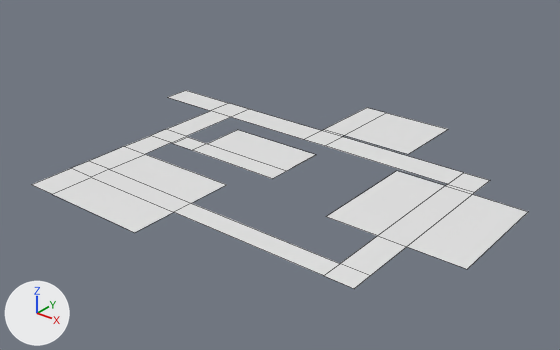
Before and after pictures for a commit that changed the Blender file WalkingSim/House.blend.
Rendered twice from a 50 mm lens placed at (36.6, -58.2, 30.6), pointed at (-3.6, -7.9, -0.6). Arrows for +X, +Y and +Z are at lower left; the lights stay in place. Mesh edges are drawn as thin lines.

Script lines for the objects in view, before the commit:
```python
me_plane = bpy.data.meshes.new('Plane')
me_plane.from_pydata(...)  # 57 vertices, 31 faces; spans x -25.6..17.4, y -24.0..10.4, z 0.0
me_plane.materials.append(mat_floormaterial)  # white #e7e7e7
ob_floor__col = bpy.data.objects.new('floor -col', me_plane)
ob_floor__col.location = (0.0, 0.0, 0.0)
```
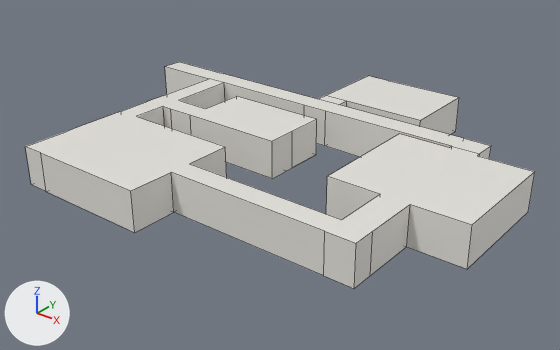
Pixel boxes [x1, y1, x2, y2] of what changed, in the pictures (560 x 350 px):
'floor -col', reshaped (14% taller)
    before: [31, 90, 528, 288]
    after: [25, 62, 535, 288]
part 1 of me_plane, added
    after: [25, 62, 534, 243]
part 2 of me_plane, built on
    before: [31, 90, 490, 232]
    after: [26, 67, 535, 288]

Diff of the bpy script that builds the scene:
```diff
--- a/WalkingSim/House.blend.py
+++ b/WalkingSim/House.blend.py
@@ me_plane @@
 # used by ob_floor__col; location = (0.0, 0.0, 0.0)
-me_plane.from_pydata(...)  # 57 vertices, 31 faces; spans x -25.6..17.4, y -24.0..10.4, z 0.0
+me_plane.from_pydata(...)  # 165 vertices, 89 faces; spans x -25.6..17.4, y -24.0..10.4, z 0.0..3.7
+# me_plane part 1: a new loose piece of 54 vertices spanning x -25.6..17.4, y -24.0..10.4, z 3.7, in mat_floormaterial (white #e7e5de)
+# me_plane part 2
+# 6 faces are deleted
+# 7 vertices in x -15.9, y -24.0..-1.0, z 0.0 move by (-0.8, 0.0, 0.0)
+# 4 vertices in x -25.6..12.4, y 2.0, z 0.0 move by (0.0, -0.8, 0.0)
+# 7 vertices move from x -18.8..9.8, y 2.0..10.4, z 0.0 to x -18.8..9.8, y -1.0..10.4, z 0.0..3.7
+# 6 vertices are added at (9.8, 1.2, 0.0), (-6.1, 2.6, 0.0), (-18.8, 1.2, 0.0), (9.8, 1.2, 3.7), (-6.1, 2.6, 3.7), (-18.8, 1.2, 3.7)
+# 48 new vertices lie (0.0, 0.0, 3.7) away from vertices in x -25.6..17.4, y -24.0..10.4, z 0.0
+# 60 new faces join them
 me_plane.materials.append(mat_floormaterial)
```
